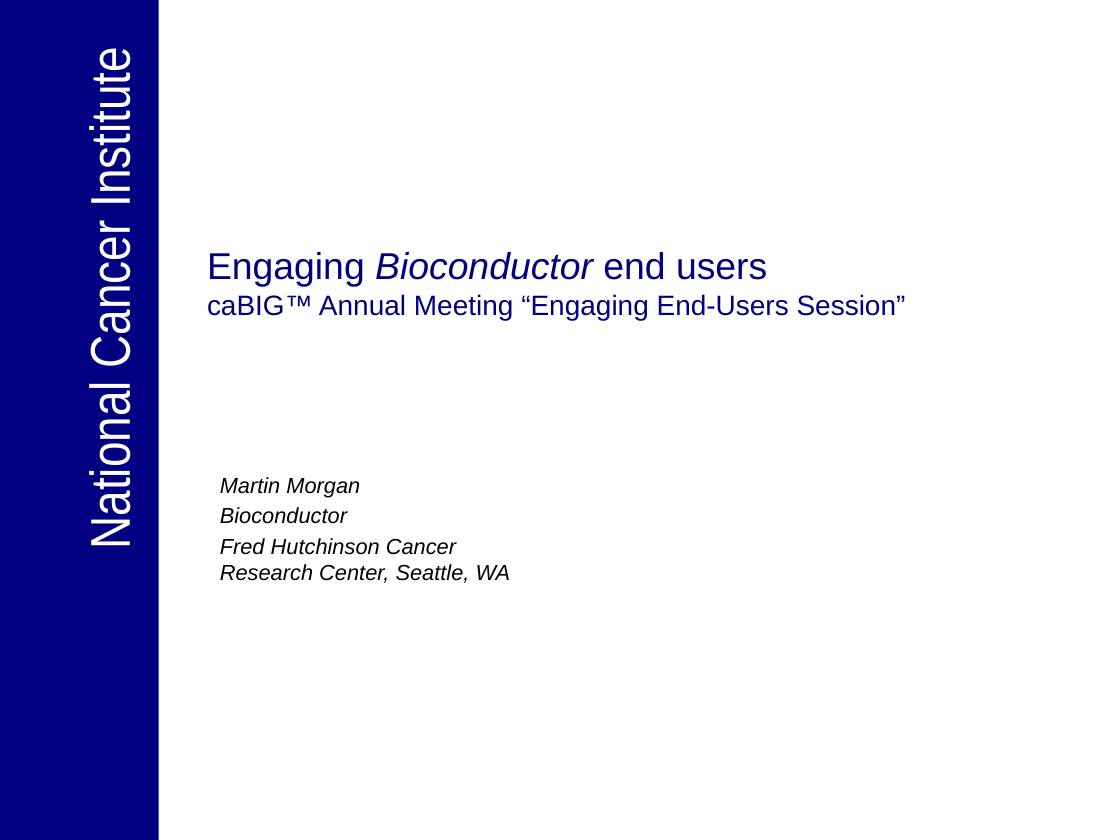
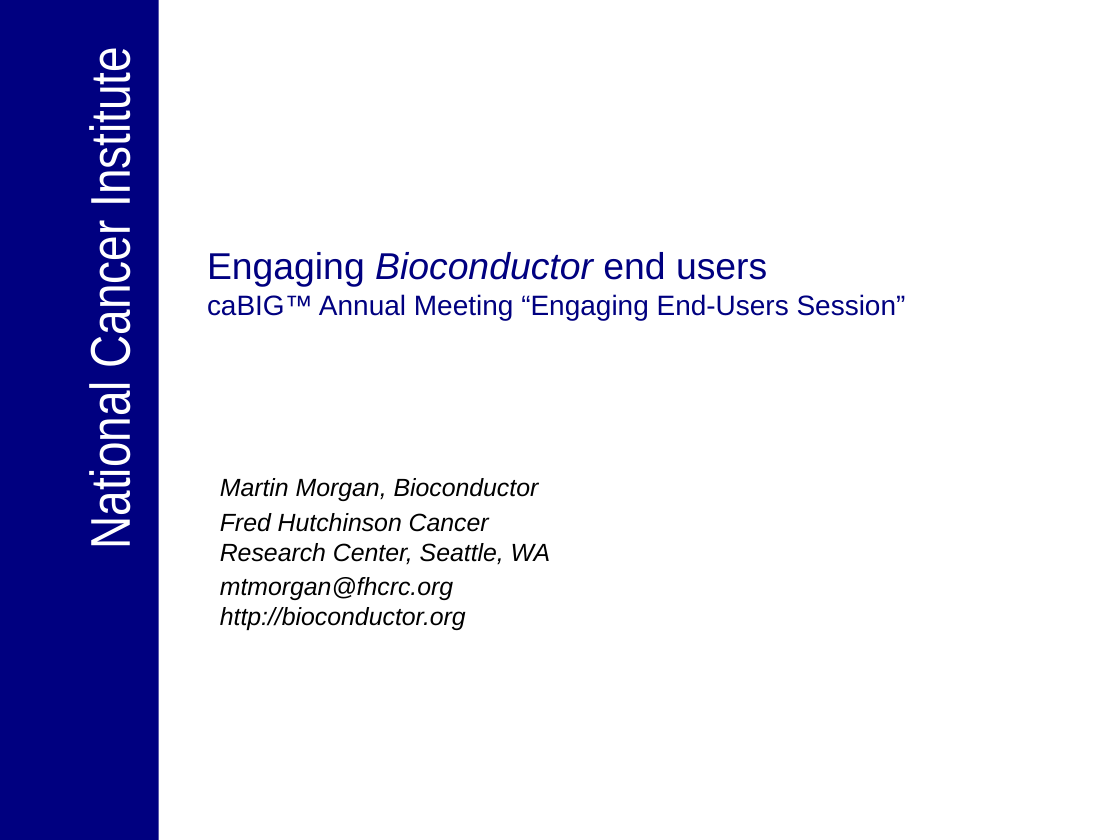
Before and after one commit to NCIP/bioconductor, a slide deck: slide 1 of bioconductor/Presentations/Engaging_endusers_panel_01032007.ppt. Drawn at 1120x840 pixels with LibreOffice and Linux fonts; fonts in the diff are those of the drawing; background and template pictures are left out. Boxes give left, top, right and bottom in pixels: in the first picture for what was removed or moved away, otherwise in the second. Text is boxed around its words. In the diff, an @@ line names an element or a change of style, - is before the commit and + after.

```diff
--- a/bioconductor/Presentations/Engaging_endusers_panel_01032007.ppt
+++ b/bioconductor/Presentations/Engaging_endusers_panel_01032007.ppt
@@ subtitle at bbox=[220, 478, 539, 501]: text changed; size 14 to 16 pt @@
-Martin Morgan
-Bioconductor
+Martin Morgan, Bioconductor
@@ subtitle at bbox=[220, 513, 551, 564]: size 14 to 16 pt in "Fred Hutchinson Cancer Research Center, Seattle, WA" @@
@@ subtitle at bbox=[220, 577, 466, 630]: paragraph added @@
+mtmorgan@fhcrc.org
+http://bioconductor.org
```
Also in this commit, not shown: 3 other slides changed.
